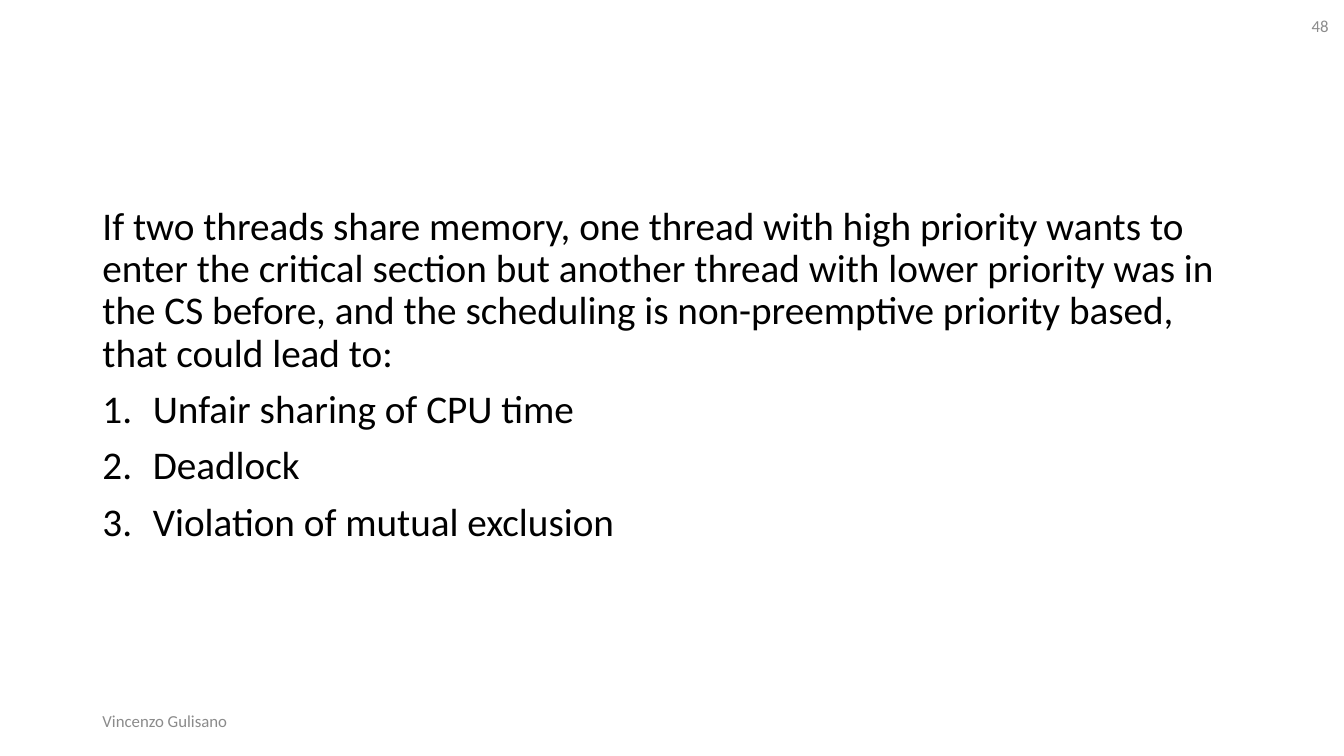
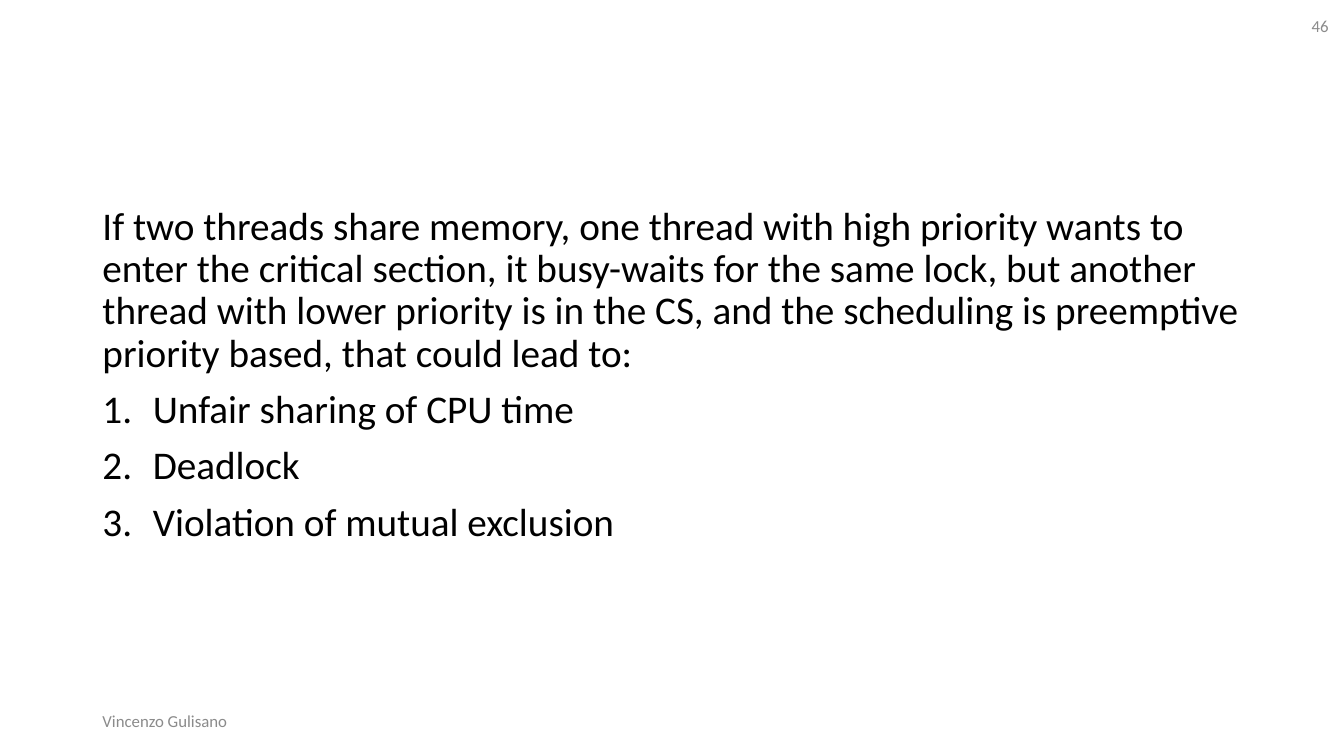
Before and after one commit to Josefgus/os_material, a slide deck: slide 46 of synchronization_part_1/synchronization_part_1.pptx (slide 48 before the commit). Drawn at 1344x756 pixels with LibreOffice and Linux fonts; fonts in the diff are those of the drawing. Boxes give left, top, right and bottom in pixels: in the first picture for what was removed or moved away, otherwise in the second. Text is boxed around its words. In the diff, an @@ line names an element or a change of style, - is before the commit and + after.

```diff
--- a/synchronization_part_1/synchronization_part_1.pptx
+++ b/synchronization_part_1/synchronization_part_1.pptx
@@ page number at [1312,21,1329,32]: text changed @@
-48
+46
@@ text at [102,212,1238,374]: text changed @@
-If two threads share memory, one thread with high priority wants to enter the critical section but another thread with lower priority was in the CS before, and the scheduling is non-preemptive priority based, that could lead to:
+If two threads share memory, one thread with high priority wants to enter the critical section, it busy-waits for the same lock, but another thread with lower priority is in the CS, and the scheduling is preemptive priority based, that could lead to:
```
Also in this commit, not shown: 29 other slides changed, 2 slides removed, 3 other files.
